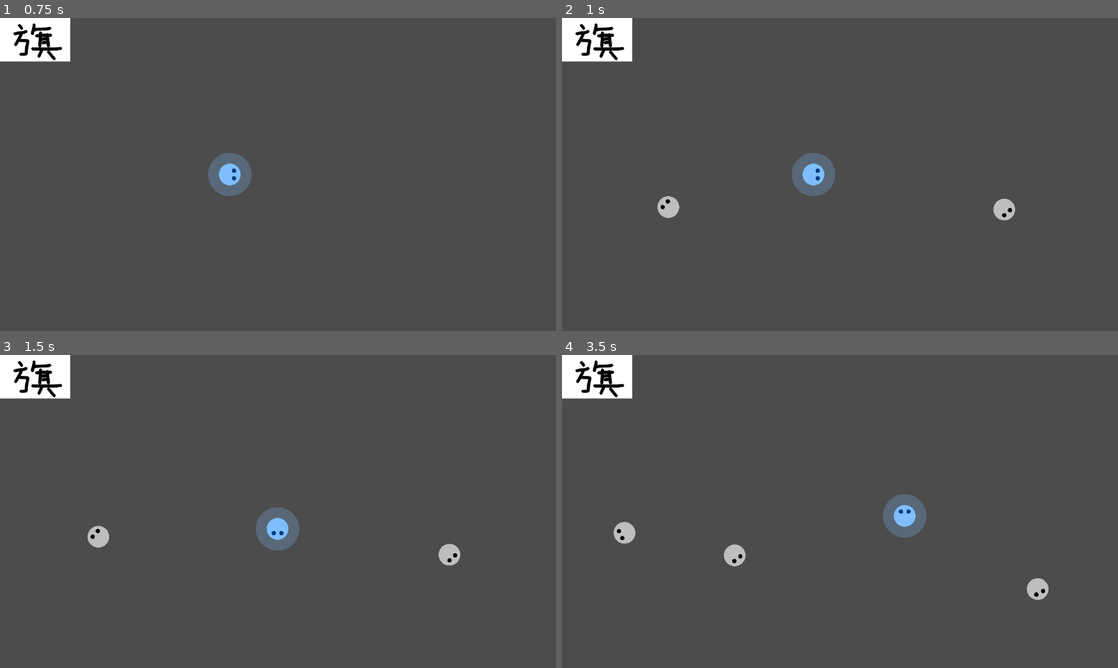
Above: before the commit, frames 1-4 (two rows, left to right).
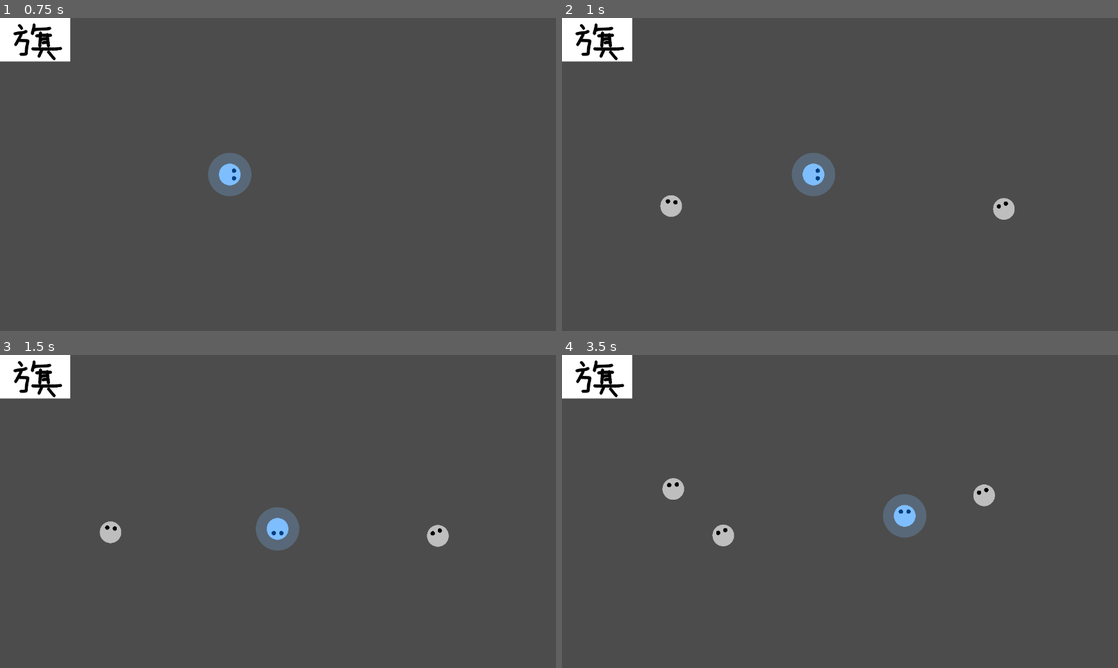
Above: after the commit, the same moments.

Repository: saimukzi/NfaoPoSim
Game: Godot game, scene res://DemoStage/DemoStage.tscn
Two runs of this game, one before a commit and one after it. Both use one fixed random seed, a clock stepped at 60 frames per second and the inputs below. Sound files missing from this copy of the repository are replaced by a short silence.
Inputs:
- Up to frame 1 (0.75 s): tap Enter at 0.5 s; hold Right (game_right) from 0.53 s (still down); hold Z (game_eat) from 0.53 s (still down)
- Up to frame 2 (1 s): keep holding Right (game_right); keep holding Z (game_eat)
- Up to frame 3 (1.5 s): release Right (game_right) at 1.28 s; release Z (game_eat) at 1.28 s; hold Down (game_down) from 1.28 s (still down); tap Z (game_eat) at 1.35 s
- Up to frame 4 (3.5 s): release Down (game_down) at 2.03 s; hold Right (game_right) 2.03-2.78 s; hold Z (game_eat) 2.03-2.78 s; hold Up (game_up) from 2.78 s (still down); tap Z (game_eat) at 2.85 s

Frame 1 is identical in both runs. In frame 2, 0.2% of the frame differs, in the area x 17-82%, y 56-65%; in frame 3, 0.7%; in frame 4, 1.3%, in the area x 9-88%, y 39-79%.

Commit message:
DemoMob keep move up

Diff:
--- a/DemoStage/DemoMob.gd
+++ b/DemoStage/DemoMob.gd
@@ -31,7 +31,7 @@
 	func _physics_process(delta):
 		while delta > 0:
 			if rotate_timeout <= 0:
-				me.rotation = rand_range(0,2*PI)
+				me.rotation = rand_range(PI*4/3,PI*5/3)
 				rotate_timeout += rand_range(1,2)
 			var process_time = min(delta, rotate_timeout)
 			if process_time > 0:
